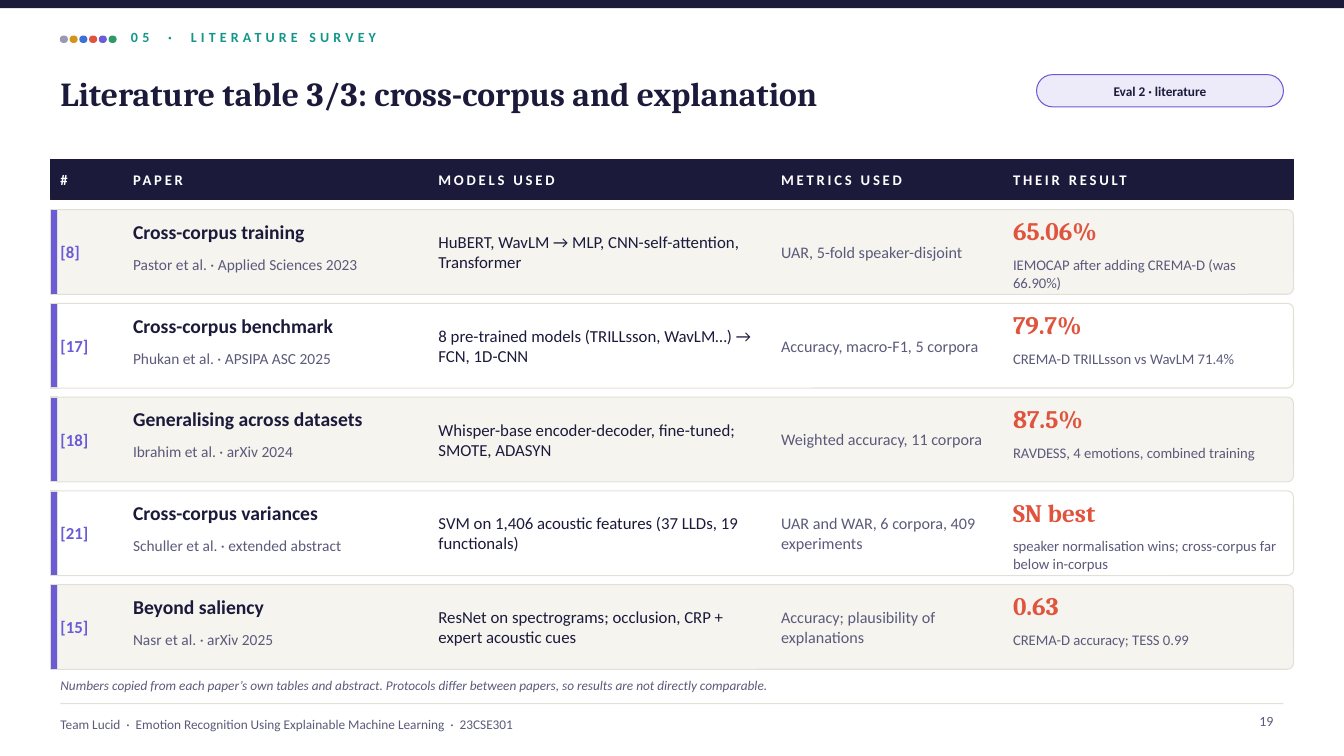
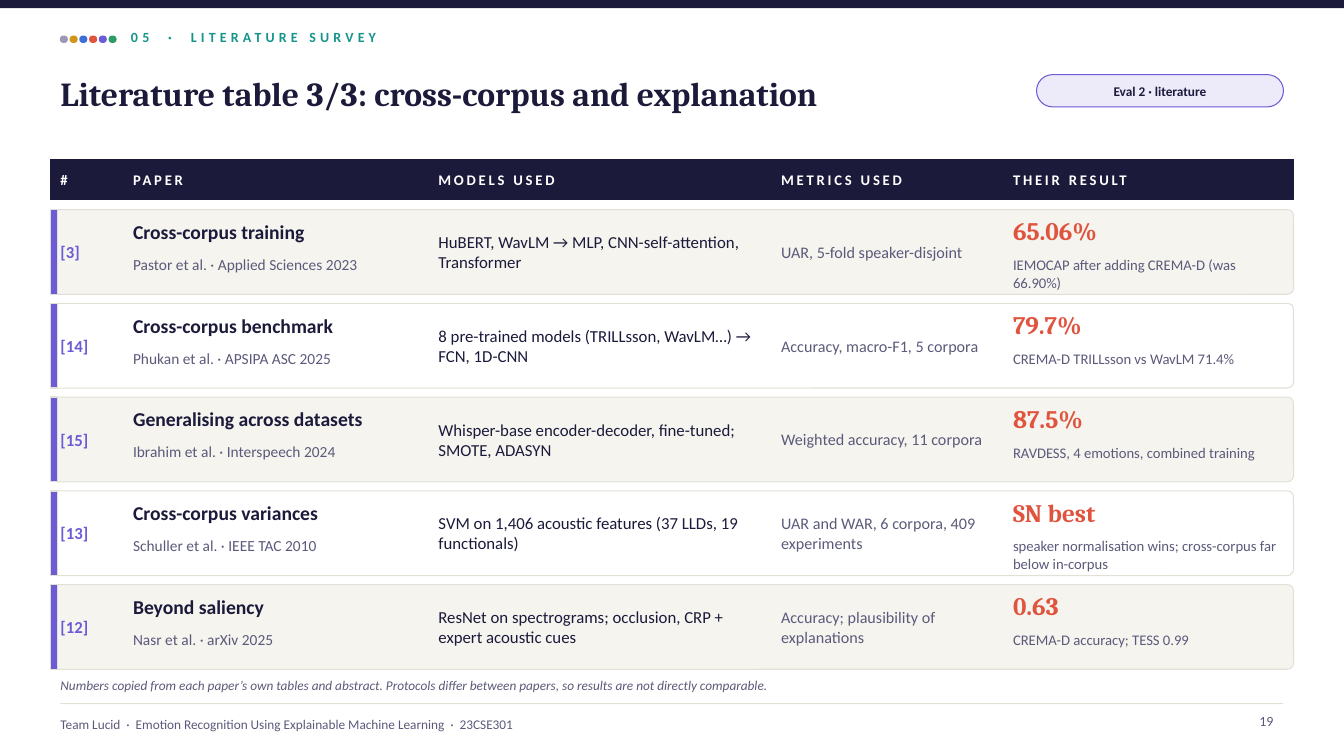
Before and after one commit to shreyashsp25/lucid-speech-emotion-xai, a slide deck: slide 19 of report/Lucid_Final_Review.pptx. Drawn at 1344x756 pixels with LibreOffice and Linux fonts; fonts in the diff are those of the drawing. Boxes give left, top, right and bottom in pixels: in the first picture for what was removed or moved away, otherwise in the second. Text is boxed around its words. In the diff, an @@ line names an element or a change of style, - is before the commit and + after.

```diff
--- a/report/Lucid_Final_Review.pptx
+++ b/report/Lucid_Final_Review.pptx
@@ text at (60,246,79,261): text changed @@
-[8]
+[3]
@@ text at (60,339,88,355): text changed @@
-[17]
+[14]
@@ text at (60,434,88,449): text changed @@
-[18]
+[15]
@@ text at (133,446,335,460): text changed @@
-Ibrahim et al. · arXiv 2024
+Ibrahim et al. · Interspeech 2024
@@ text at (60,526,88,542): text changed @@
-[21]
+[13]
@@ text at (133,540,316,551): text changed @@
-Schuller et al. · extended abstract
+Schuller et al. · IEEE TAC 2010
@@ text at (60,621,88,636): text changed @@
-[15]
+[12]
```
Also in this commit, not shown: 17 other slides changed, 1 slide added, 8 other files.
